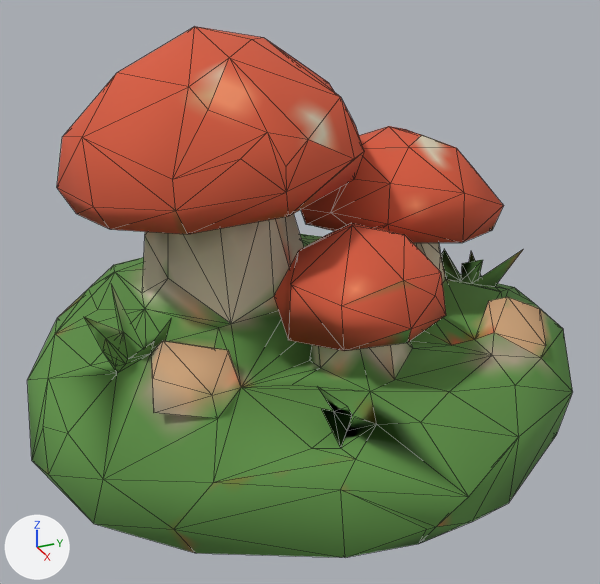
A saved change to the glTF model public/models/mushrooms.glb.
Rendered twice from a 50 mm lens placed at (1.215, -0.561, 0.494), pointed at (0.035, -0.029, -0.096). Arrows for +X, +Y and +Z are at lower left; the lights stay in place. The first picture is the older version. Mesh edges are drawn as thin lines. Where no turn or scale is listed for an object, it has been applied to the vertices. Vertices at exactly the same position are counted once.

The first picture shows 'tripo_node_7dff7279-40d5-4e89-a37c-578519e37037'.
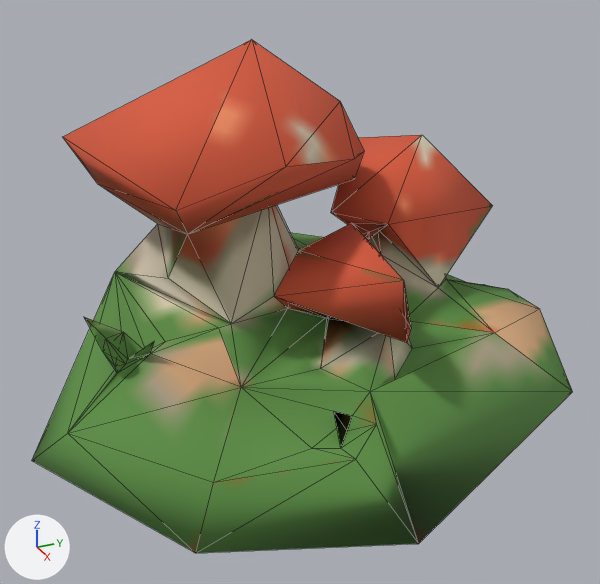
Where the newer file only moved an object's origin or applied its transform, the numbers keep the older frame.

What the commit changed:
me_tripo_mesh_7dff7279_40d5_4e89_a37c_578519e37037 is used by ob_tripo_node_7dff7279_40d5_4e89_a37c_578519e37037; location (0.0, 0.0, 0.0).
me_tripo_mesh_7dff7279_40d5_4e89_a37c_578519e37037 had 304 vertices, 608 faces and spanned x -0.448..0.448, y -0.499..0.499, z -0.332..0.332.
me_tripo_mesh_7dff7279_40d5_4e89_a37c_578519e37037 now has 122 vertices, 250 faces and spans x -0.426..0.429, y -0.499..0.49, z -0.332..0.317.
me_tripo_mesh_7dff7279_40d5_4e89_a37c_578519e37037 part 1: 182 vertices removed from x -0.448..0.448, y -0.483..0.499, z -0.332..0.332.

Changed parts and their boxes [x1, y1, x2, y2] in the pictures (600 x 584 px):
'tripo_node_7dff7279-40d5-4e89-a37c-578519e37037', reshaped: before [27, 27, 573, 557]; after [32, 40, 573, 553]
part 1 of me_tripo_mesh_7dff7279_40d5_4e89_a37c_578519e37037, deleted: before [27, 27, 573, 557]
